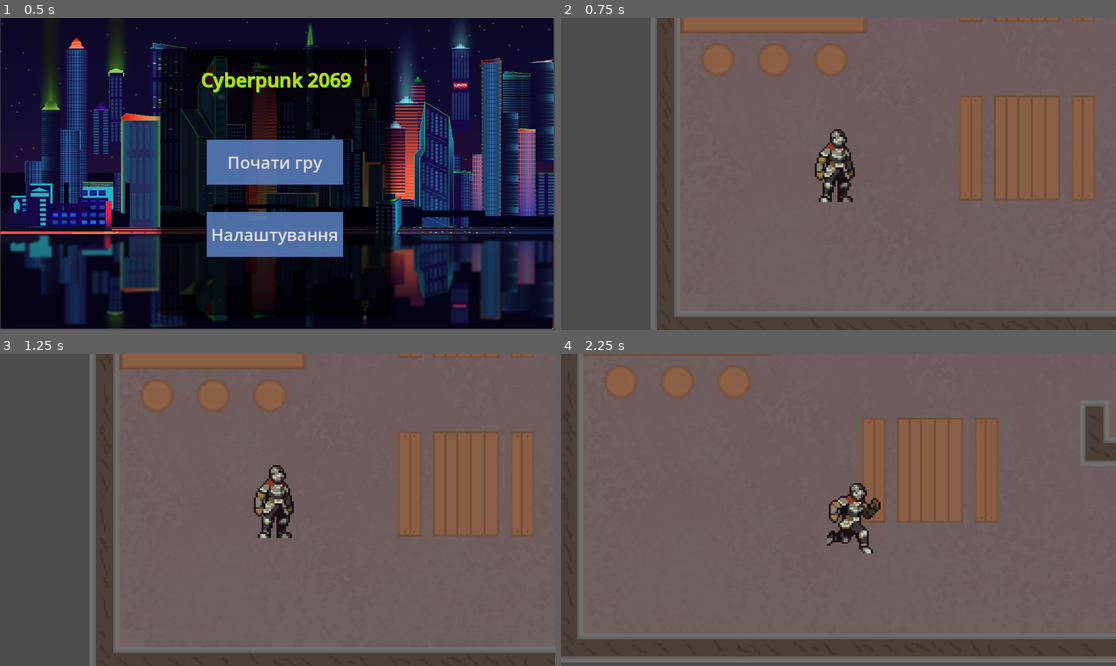
Above: before the commit, frames 1-4 (two rows, left to right).
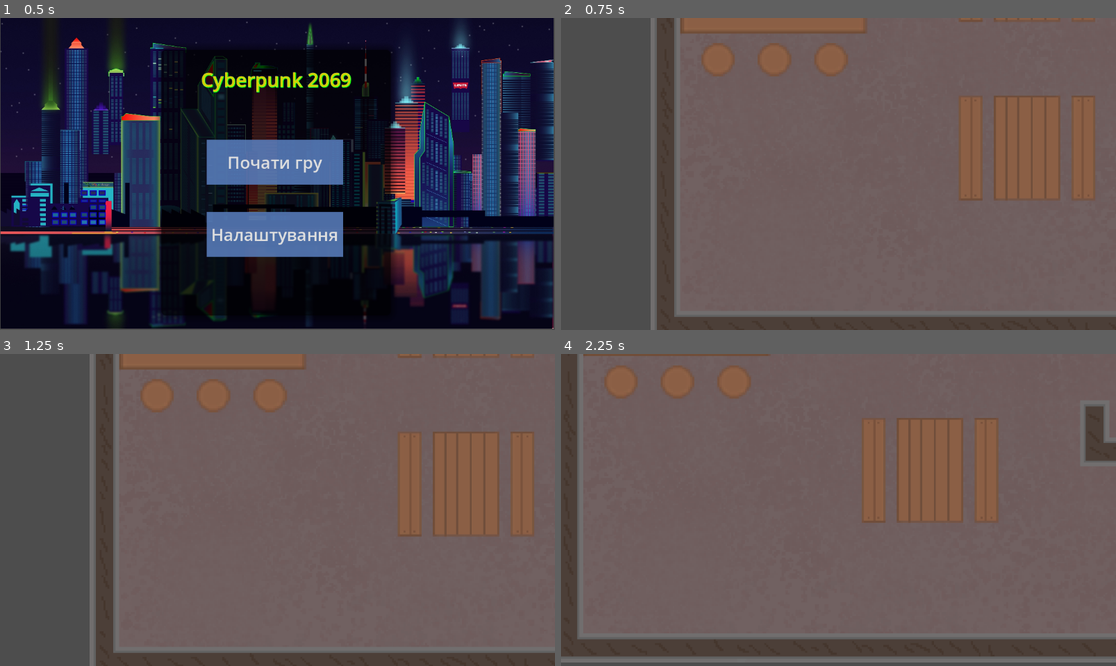
Above: after the commit, the same moments.

Repository: liketaurus/SE-practice-template
Game: Godot game, scene res://Scenes/menu.tscn
The game is run twice, just before and just after one commit, with the same random seed, the same clock (stepped at 60 frames per second) and the same inputs.
Inputs:
- Up to frame 1 (0.5 s): no input
- Up to frame 2 (0.75 s): click "Почати гру" at 0.5 s
- Up to frame 3 (1.25 s): no input
- Up to frame 4 (2.25 s): hold D 1.28-2.03 s; hold Shift 1.28-2.03 s; hold S from 2.03 s (still down); tap Shift at 2.1 s

Frame 1 is identical in both runs. In frame 2, 1.1% of the frame differs, in the area x 45-53%, y 35-60%; in frame 3, 1.1%; in frame 4, 1.2%, in the area x 47-58%, y 41-64%.

Commit message:
1

Diff:
--- a/src/Cyberpunk2069/Scenes/Pause.tscn
+++ b/src/Cyberpunk2069/Scenes/Pause.tscn
@@ -12,6 +12,7 @@
 script = ExtResource("1_bo3x3")
 
 [node name="Panel" type="Panel" parent="."]
+layout_mode = 0
 offset_left = 478.0
 offset_top = 300.0
 offset_right = 762.0
--- a/src/Cyberpunk2069/Scenes/player.tscn
+++ b/src/Cyberpunk2069/Scenes/player.tscn
@@ -1,7 +1,6 @@
 [gd_scene load_steps=9 format=3 uid="uid://btb3mslexwkb0"]
 
 [ext_resource type="Script" path="res://Scripts/player.gd" id="1_nlplg"]
-[ext_resource type="Texture2D" uid="uid://beuri4f2gguh2" path="res://assets/Player.png" id="2_qduuw"]
 [ext_resource type="PackedScene" uid="uid://la72en53q5gw" path="res://Scenes/Pause.tscn" id="3_qjbvx"]
 
 [sub_resource type="CapsuleShape2D" id="CapsuleShape2D_cnkmm"]
@@ -56,10 +55,14 @@
 "values": [12, 13, 14, 15, 16, 17, 18, 19, 20, 21]
 }
 
+[sub_resource type="Animation" id="Animation_vc812"]
+resource_name = "run_left"
+
 [sub_resource type="AnimationLibrary" id="AnimationLibrary_8k0hu"]
 _data = {
 "idle": SubResource("Animation_dqw3i"),
 "run": SubResource("Animation_u0rjx"),
+"run_left": SubResource("Animation_vc812"),
 "walk": SubResource("Animation_j0spp")
 }
 
@@ -71,10 +74,9 @@
 [node name="Player" type="Sprite2D" parent="."]
 position = Vector2(372, 257)
 scale = Vector2(2.23965, 2.23965)
-texture = ExtResource("2_qduuw")
 hframes = 12
 vframes = 3
-frame = 34
+frame = 24
 
 [node name="CollisionShape2D" type="CollisionShape2D" parent="."]
 position = Vector2(362, 328)
